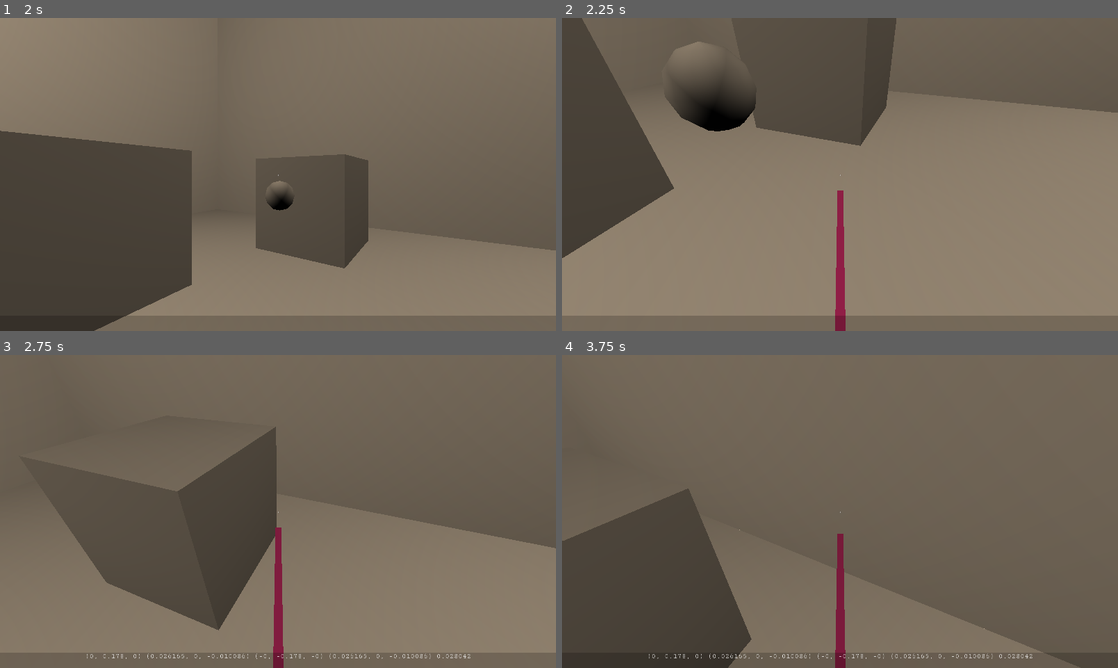
Above: before the commit, frames 1-4 (two rows, left to right).
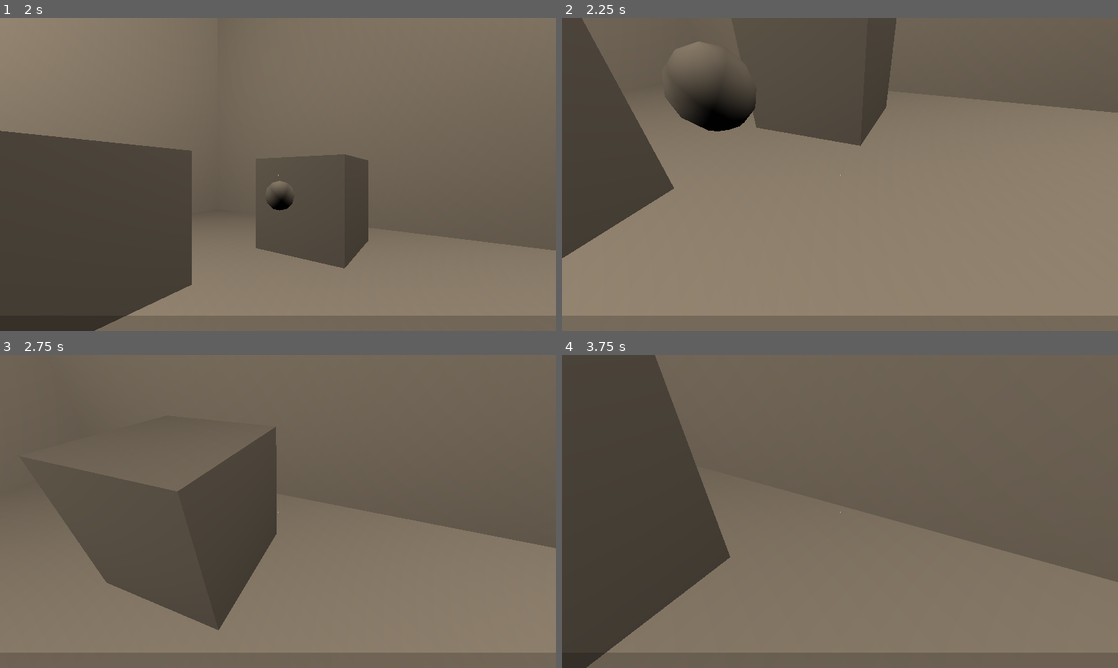
Above: after the commit, the same moments.

Repository: BekaValentine/cyberpunk_video_game_godot_repository
Game: Godot game, scene res://infrastructure/menus/main_menu.tscn
The game is run twice, just before and just after one commit, with the same random seed, the same clock (stepped at 60 frames per second) and the same inputs.
Inputs (mouse positions are in pixels of both pictures, inside the frame that each line leads up to):
- Up to frame 1 (2 s): click "Prototypes" at 0.5 s; click "Interactions" at 1.25 s
- Up to frame 2 (2.25 s): move the mouse to (867, 174) at 2.02 s; hold W (move_forward) from 2.03 s (still down); hold Shift (run) from 2.03 s (still down)
- Up to frame 3 (2.75 s): keep holding W (move_forward); keep holding Shift (run); tap Space (jump) at 2.27, 2.57 s; tap E (use) at 2.3 s
- Up to frame 4 (3.75 s): keep holding W (move_forward); move the mouse to (812, 511) at 2.77 s; release Shift (run) at 2.78 s; tap E (use) at 2.85 s; tap Space (jump) at 3.02, 3.05, 3.32, 3.6 s; move the mouse to (851, 505) at 3.52 s; hold Shift (run) from 3.53 s (still down)

Frame 1 is identical in both runs. In frame 2, 0.7% of the frame differs, in the area x 49-51%, y 55-100%; in frame 3, 0.9%; in frame 4, 26%, in the area x 0-100%, y 0-100%.

Commit message:
Improves behavior of steps

Diff:
--- a/infrastructure/player.gd
+++ b/infrastructure/player.gd
@@ -52,7 +52,7 @@
 var pushed_objects_changed = false
 var inventory_open = false
 var max_step_height = 0.178
-var max_step_depth = 0.279
+var min_step_depth = 0.1
 
 var tick = 0
 
@@ -223,25 +223,33 @@
 func move(delta):
 	if using_stair:
 
+#		$debug_message.show_text(str(stair_phase))
+
 		if stair_phase == 0:
-#			$debug_message.show_text(str(stair_phase) + " " + str(stair_phase_frac))
-			stair_phase_frac += stair_speed * delta / stair_up_distance
-			stair_phase_frac = min(1.0, stair_phase_frac)
-			self.global_transform.origin = stair_start_position + stair_phase_frac*stair_up_vec
-#			$debug_message.show_text(str(stair_phase_frac))
-			if stair_phase_frac >= 1.0:
+			var current_delta = stair_start_position + stair_up_vec - self.global_transform.origin
+			var current_distance = current_delta.length()
+			if current_distance > 0.001:
+				var target_velocity = stair_speed * current_delta.normalized()
+				var velocity_delta = target_velocity - self.linear_velocity
+				self.apply_central_impulse(velocity_delta)
+#				$debug_message.show_text(str(velocity_delta))
+			stair_phase_frac = 1 - current_delta.y / stair_up_distance
+#			stair_phase_frac = clamp(stair_phase_frac, 0, 1)
+			if stair_phase_frac >= 0.99:
 				stair_phase_frac = 0.0
 				stair_phase = 1
+				self.global_transform.origin = stair_start_position + stair_up_vec
 		else:
-#			$debug_message.show_text(str(stair_phase) + " " + str(stair_phase_frac))
-			stair_phase_frac += stair_speed * delta / stair_fwd_distance
-			stair_phase_frac = min(1.0, stair_phase_frac)
-			self.global_transform.origin = stair_start_position + stair_up_vec + stair_phase_frac*stair_fwd_vec
-#			$debug_message.show_text(str(stair_phase_frac))
-
-			if stair_phase_frac >= 1.0:
+			var current_delta = stair_start_position + stair_up_vec + stair_fwd_vec - self.global_transform.origin
+			var current_distance = current_delta.length()
+			if current_distance > 0.001:
+				var target_velocity = stair_speed * current_delta.normalized()
+				var velocity_delta = target_velocity - self.linear_velocity
+				self.apply_central_impulse(velocity_delta)
+			stair_phase_frac = 1 - current_distance / stair_fwd_distance
+			stair_phase_frac = clamp(stair_phase_frac, 0, 1)
+			if stair_phase_frac >= 0.9:
 				using_stair = false
-#				$debug_message.show_text("Done!")
 
 	else:
 
@@ -364,77 +372,105 @@
 	if using_stair or not is_on_floor() or move_direction == Vector3.ZERO:
 		return
 
-	if move_direction.length() > 0.01:
-		stair_rays.show()
-	else:
-		stair_rays.hide()
-	var delta_rotation = self.get_rotation() - self_initial_rotation
-	stair_rays.set_rotation(-self.get_rotation())
-	stair_rays.rotate_y(sign(Vector3(1,0,0).cross(Vector3(move_direction.x, 0, move_direction.z)).y)*Vector3(1,0,0).angle_to(Vector3(move_direction.x, 0, move_direction.z)))
-
-#	var bottom_hit = !!stair_ray_bottom.get_collider()
-#	var top_hit = !!stair_ray_top.get_collider()
-#	$debug_message.show_text(str(bottom_hit) + " / " + str(top_hit))
-#	$debug_message.show_text(str(stair_ray_bottom.get_collider()))
-	var move_dir = 0.1 * move_direction.normalized()
-	var move_dist = self.compute_move(self.global_transform.origin, move_dir)
-#	$debug_message.show_text(str(move_dir) + " " + str(move_dist))
-	var move_hit = move_dist <= 0.35
-	if not move_hit:
-#		$debug_message.show_text("florp " + str(move_dir))
-		using_stair = false
+	# The logic of trying to use stairs works like this:
+	#
+	# 1. Test if the path forward is obstructed. If not, then no possible step.
+	# 2. Since we can move, we need to determine where we're going to land on
+	#    the step. So we make three movements:
+	#   1. A move up to the max step height
+	#   2. A move forward to the min step depth
+	#   3. A move back down to see where we land
+	# 3. This total movement -- the travel -- defines the step. BUT! we might
+	#    be on a ramp! So we need to see if the direct travel path is obstructed
+	#    and if it is, there must be a step there, otherwise there's a ramp and
+	#    we're not using stairs.
+
+	# Here we just show some debugging info, not essential
+#	if move_direction.length() > 0.01:
+#		stair_rays.show()
+#	else:
+#		stair_rays.hide()
+#	var delta_rotation = self.get_rotation() - self_initial_rotation
+#	stair_rays.set_rotation(-self.get_rotation())
+#	stair_rays.rotate_y(sign(Vector3(1,0,0).cross(Vector3(move_direction.x, 0, move_direction.z)).y)*Vector3(1,0,0).angle_to(Vector3(move_direction.x, 0, move_direction.z)))
+
+	# The result of motion tests
+	var res
+
+	# Here we move forward to test if we're obstructed
+	var move_dir = 0.005 * move_direction.normalized()
+	res = self.cast_motion(self.global_transform.origin, move_dir, 0)
+	if not res:
+		# not colliding with anything, so must not be next to a step
 		return
 
-#	$debug_message.show_text("Step up?")
-#		self.apply_central_impulse(0.75*jump_speed*global_transform.basis.y)
-#		self.add_central_force(Vector3(0,2000,0))
-#		using_stair = true
+	# Well set the origin of future tests to be slightly away from the
+	# obstruction, otherwise we might collide with it when we run the tests
+	# for vertical motion
+	var test_origin = self.global_transform.origin - 0.001*move_direction.normalized()
+
+	# Here we test upward
 	var up_dir = max_step_height * Vector3.UP
-	var up_distance = self.compute_move(self.global_transform.origin, up_dir)
-	var up_dest = up_distance * up_dir
-#	$debug_message.show_text("Up: " + str(up_dir) + " " + str(up_distance) + " " + str(up_dest))
-#	$debug_message.show_text(str(up_distance))
+	var up_distance
+	res = self.cast_motion(test_origin, up_dir, 10);
+	if not res:
+		up_distance = 1
+	else:
+		up_distance = res[0]
 	if up_distance == 0:
 		return
-	var fwd_dir = max_step_depth * move_direction.normalized()
-	var fwd_distance = self.compute_move(self.global_transform.origin + up_dest, fwd_dir)
+	var up_dest = up_distance * up_dir
+
+	# And now forward
+	var fwd_dir = min_step_depth * move_direction.normalized()
+	var fwd_distance
+	res = self.cast_motion(test_origin + up_dest, fwd_dir, 0)
+	if not res:
+		fwd_distance = 1
+	else:
+		fwd_distance = res[0]
+	if fwd_distance < 1:
+		return
 	var fwd_dest = fwd_distance * fwd_dir
-#	$debug_message.show_text("Fwd: " + str(fwd_dir) + " " + str(fwd_distance) + " " + str(fwd_dest))
-	if fwd_distance == 0:
-		return
-	if fwd_dest.length() > 0.1:
-		fwd_dest = 0.1 * fwd_dest.normalized()
+
+	# And now back down
 	var down_dir = -up_dest
-	var down_distance = self.compute_move(self.global_transform.origin + up_dest + fwd_dest, down_dir)
+	var down_distance
+	res = self.cast_motion(test_origin + up_dest + fwd_dest, down_dir, 10)
+	if not res:
+		down_distance = 1
+	else:
+		down_distance = res[0]
 	var down_dest = down_distance * down_dir
+
+	# If we haven't travelled anywhere up a step or ramp, then we can just
+	# quit early
 	var travel = up_dest + fwd_dest + down_dest
 	var travel_distance = travel.length()
-	$debug_message.show_text(str(up_dest) + " " + str(fwd_dest) + " " + str(down_dest) + " " + str(travel) + " " + str(travel_distance))
-#	$debug_message.show_text(str(travel))
-#	$debug_message.show_text(str(up_distance) + " " + str(fwd_distance) + " " + str(down_distance))
 	if travel_distance < 0.01 or travel.y <= 0:
 		return
 
-#	print(str(move_direction) + " " + str(fwd_dir) + " " + str(fwd_distance) + " " + str(fwd_dest) + " " + str(travel))
+	# But otherwise we test if we're going up a ramp
+	var along_distance
+	res = self.cast_motion(test_origin, travel, 0)
+	if not res:
+		return
+
+	# We're not going up a ramp, so we must be at a step!
 	using_stair = true
 	stair_phase = 0
 	stair_phase_frac = 0.0
 	stair_start_position = self.global_transform.origin
 	stair_up_vec = Vector3(0, travel.y, 0)
-	stair_up_distance = stair_up_vec.length()
-	stair_fwd_vec = Vector3(travel.x, 0, travel.z)
-	stair_fwd_distance = stair_fwd_vec.length()
-#	$debug_message.show_text(str(stair_up_distance))
-#			stair_start_position = self.global_transform.origin
-#			stair_middle_position = up_dest
-#			stair_end_position = fwd_dest
+	stair_up_distance = travel.y
+	stair_fwd_distance = min_step_depth
+	stair_fwd_vec = min_step_depth * Vector3(travel.x, 0, travel.z).normalized()
+	move_direction = Vector3.ZERO
 
 func use_stair():
 	var bottom_hit = !!stair_ray_bottom.get_collider()
 	var top_hit = !!stair_ray_top.get_collider()
-#	$debug_message.show_text(str(bottom_hit) + " / " + str(top_hit))
 #	if stair_use and not bottom_hit:
-#		$debug_message.show_text("Step passed")
 #		stair_use = false
 
 func rotate_held_object():
@@ -449,30 +485,36 @@
 func set_held_object_position():
 	held_object.global_transform.origin = hold_position.global_transform.origin
 
-
-
-func compute_move(origin : Vector3, dir : Vector3):
+func cast_motion(origin : Vector3, dir : Vector3, recursive_steps : int):
 	var shape = body_collider.shape
-	origin += Vector3(0,shape.height/2,0)
+	# raise the shape by half its height so that its at the same position
+	# as the collider, then add a millimeter so it doesnt collide with ground
+	origin += Vector3(0,shape.height/2 + 0.001,0)
 
 	# Create collision parameters
 	var params = PhysicsShapeQueryParameters.new()
 	params.set_shape(shape)
-	params.transform.origin = origin
+	params.transform.origin = origin + dir
 	params.collide_with_bodies = true
 	params.exclude = [self]
 	params.margin = 0
-	#params.set_collision_mask(mask)
-
-
-	# Get distance fraction and position of first collision
+
 	var space_state = get_world().direct_space_state
-#	$debug_message.show_text(str(space_state.collide_shape(params)))
-	var results = space_state.cast_motion(params, dir)
-
-#	$debug_message.show_text(str(results))
-
-	if len(results) == 0:
-		return 1
-	else:
-		return results[0]
+	var results = space_state.intersect_shape(params)
+	if len(results) > 0:
+		var lower = 0
+		var upper = 1
+		var mid = 0.5
+		var forward
+		for i in range(recursive_steps):
+			mid = 0.5*(upper + lower)
+			forward = mid*dir
+			params.transform.origin = origin + forward
+			var new_results = space_state.intersect_shape(params)
+			if len(new_results) > 0:
+				results = new_results
+				upper = mid
+			else:
+				lower = mid
+		return [mid, results]
+	return null
